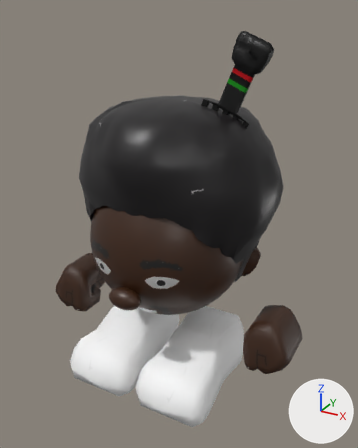
The Blender file SourceAssets/Characters/BlacMan/BlacMan.blend as it was, and as the next commit left it.
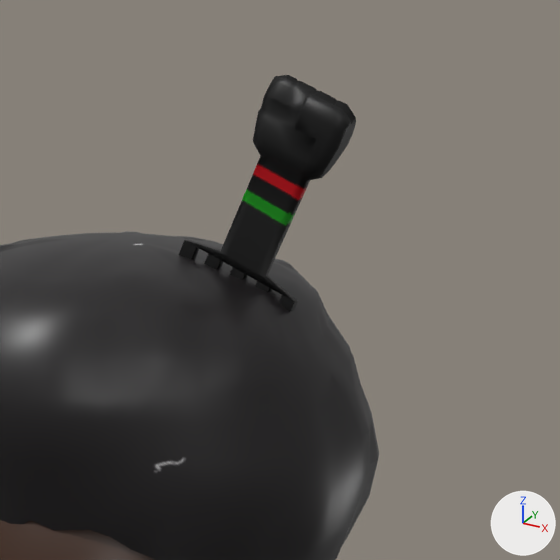
Each version appears first whole from a 50 mm camera at (2.19, -3.8, 3.49) aimed at (0.09, 0.02, 1.58), and next in a close-up on the part from 36% to 100% of the width and 0% to 51% of the height. The lights are fixed; the arrows at lower right show +X, +Y and +Z.
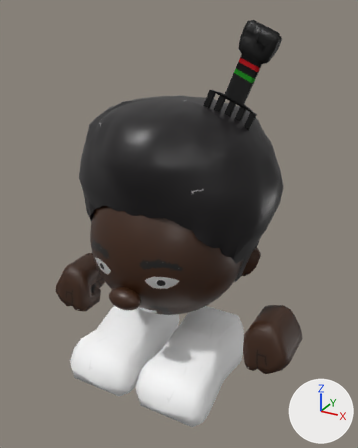
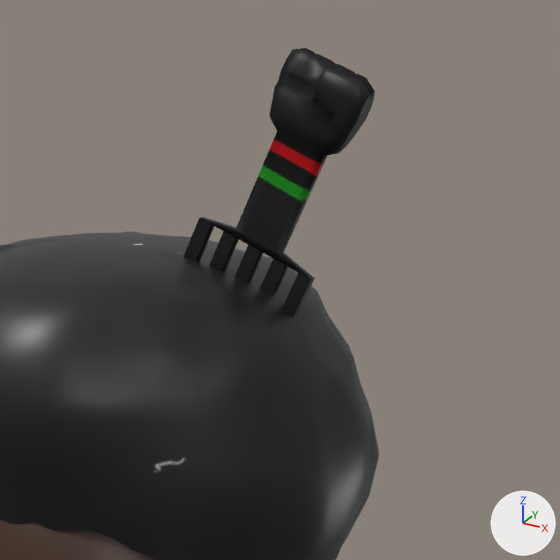
Changed parts and their boxes (x1, y1, x2, y2) in the close-ups (560 x 560 px; the box of a moved part takes in the faces that stretch with it):
'Cube', reshaped
    before: (0, 75, 379, 560)
    after: (0, 48, 379, 560)
part 1 of me_cube, moved or reshaped
    before: (185, 75, 356, 302)
    after: (200, 48, 375, 279)
part 2 of me_cube, moved or reshaped
    before: (179, 240, 298, 312)
    after: (184, 218, 314, 317)

The change, as a list of edits to the scene's bpy script:
```text
Change me_cube:
    where me_cube.from_pydata(...)  # 4420 vertices, 4506 faces; spans x -0.91..0.92, y -0.64..0.6, z -1.26..1.0
    used by ob_cube; location = (0.0, 0.0, 1.473); scale = (-1.47, -1.47, -1.47)
    me_cube part 1: the loose piece of 205 vertices spanning x -0.61..-0.22, y -0.07..0.0, z -1.26..-0.77 is moved by (-0.04, 0.0, -0.05)
    me_cube part 2: the loose piece of 40 vertices spanning x -0.5..-0.06, y -0.05..-0.02, z -0.89..-0.38 is moved by (-0.04, 0.0, -0.05)
```
